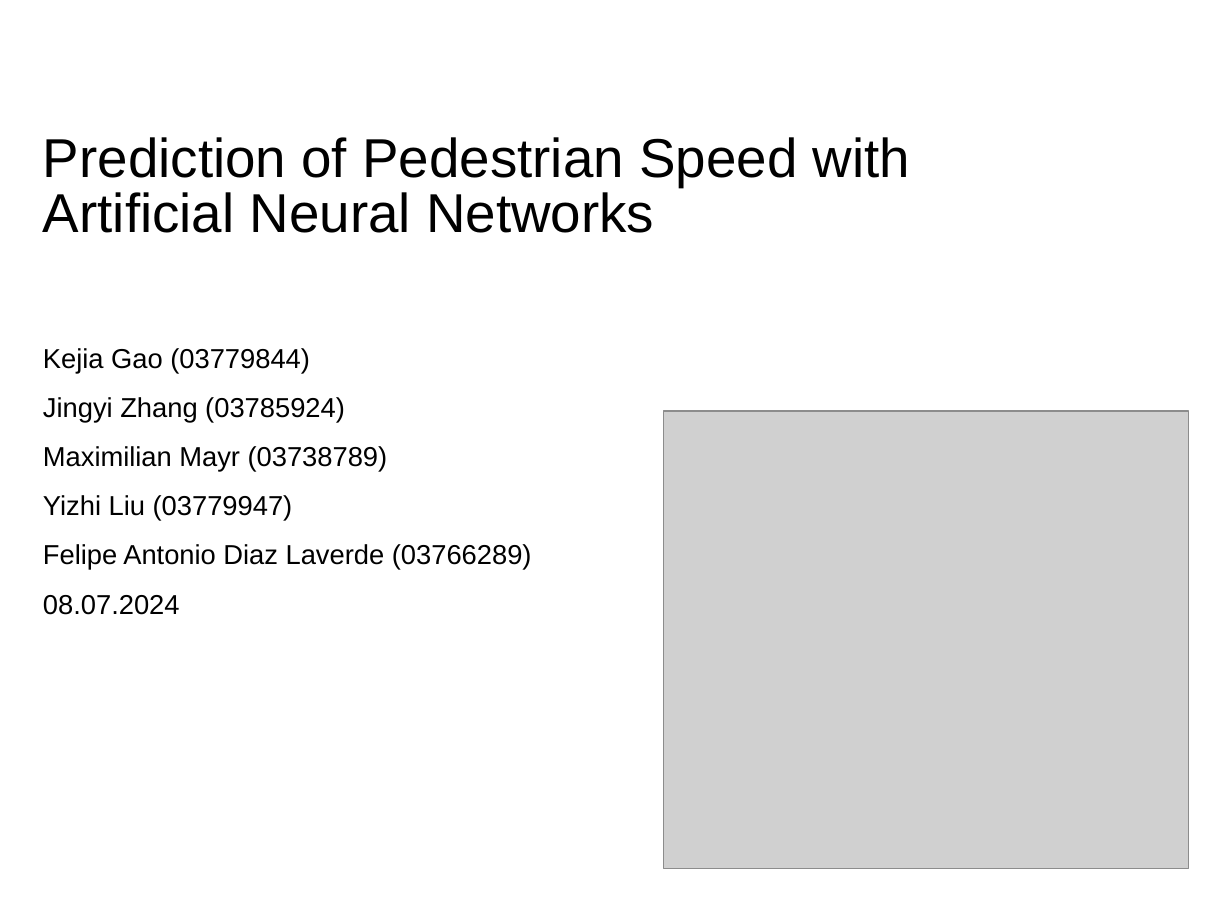
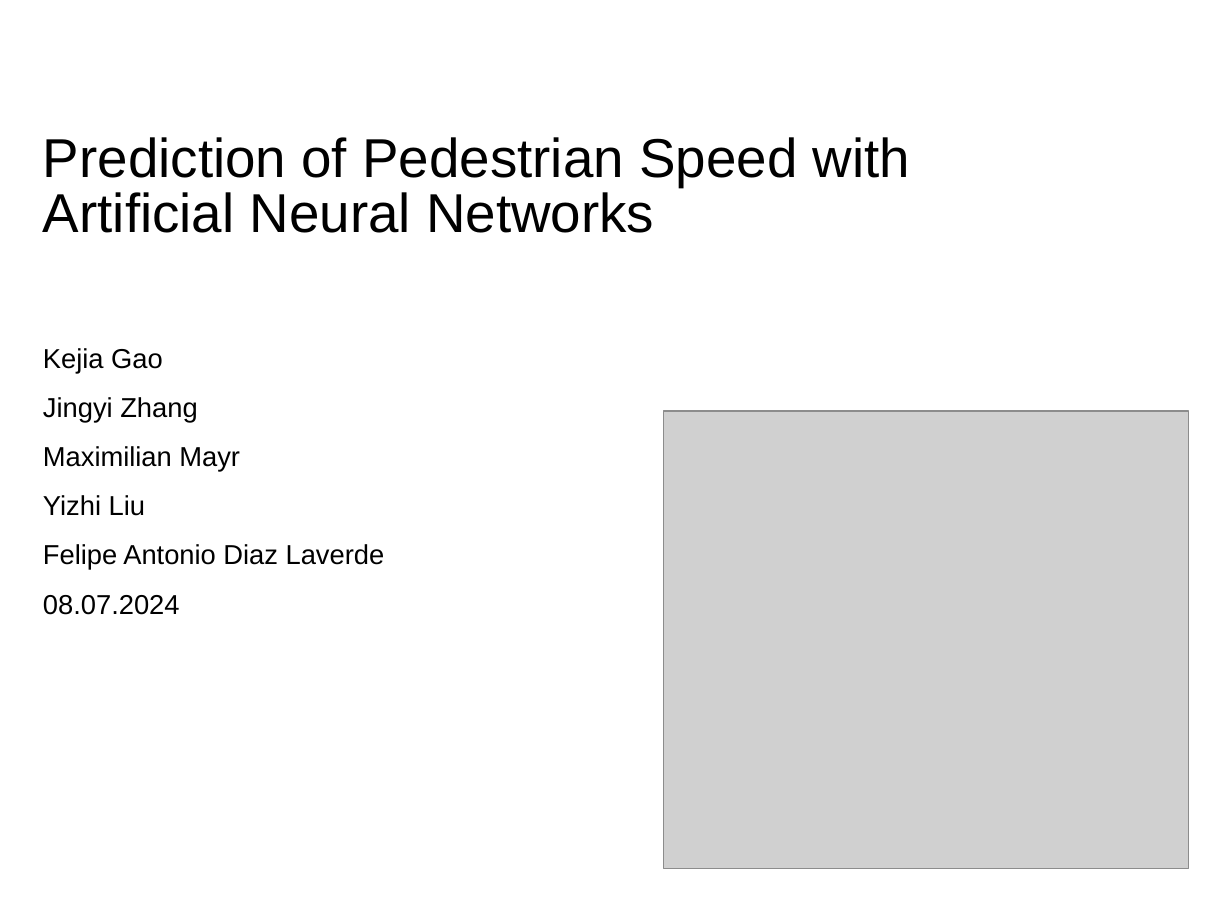
Before and after one commit to jingyi0126/Praktikum_Machine_Learning_in_Crowd_Modelling_and_Simulation, a slide deck: slide 1 of final project/Part_1+2.pptx. Drawn at 1232x924 pixels with LibreOffice and Linux fonts; fonts in the diff are those of the drawing; grey boxes stand for pictures; background and template pictures are left out. Boxes give left, top, right and bottom in pixels: in the first picture for what was removed or moved away, otherwise in the second. Text is boxed around its words. In the diff, an @@ line names an element or a change of style, - is before the commit and + after.

```diff
--- a/final project/Part_1+2.pptx
+++ b/final project/Part_1+2.pptx
@@ text at bbox=[43, 348, 385, 570]: text changed @@
-Kejia Gao (03779844)
-Jingyi Zhang (03785924)
-Maximilian Mayr (03738789)
-Yizhi Liu (03779947)
-Felipe Antonio Diaz Laverde (03766289)
+Kejia Gao
+Jingyi Zhang
+Maximilian Mayr
+Yizhi Liu
+Felipe Antonio Diaz Laverde
```
Also in this commit, not shown: 7 other slides changed, 1 other file.
